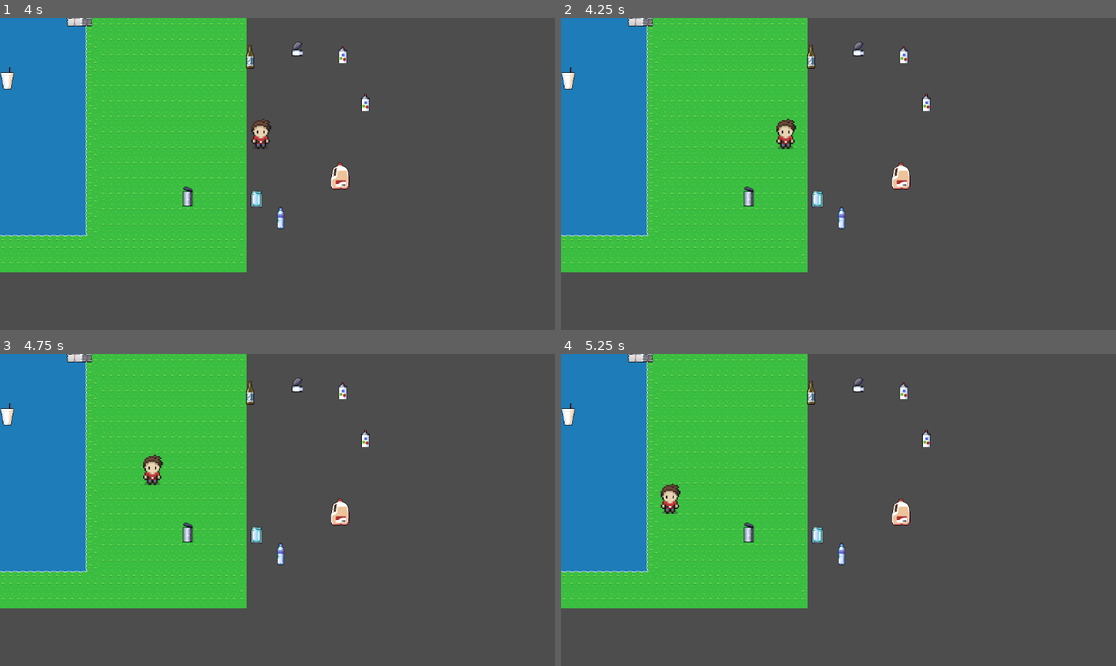
Above: before the commit, frames 1-4 (two rows, left to right).
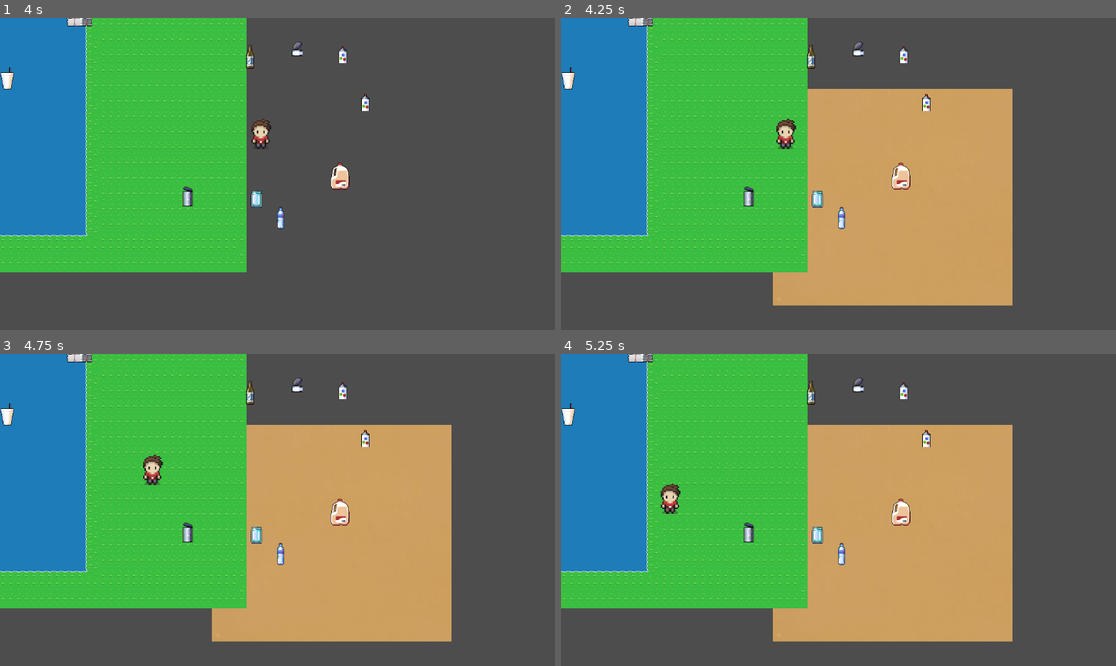
Above: after the commit, the same moments.

Repository: B-Chavez/trash-pickup
Game: Godot game, scene res://scenes/main.tscn
The game is run twice, just before and just after one commit, with the same random seed, the same clock (stepped at 60 frames per second) and the same inputs.
Inputs:
- Up to frame 1 (4 s): tap Enter at 0.5 s; hold D (moveRight) 0.53-1.28 s; tap E (interact) every 0.75 s from 0.6 to 3.6 s; hold S (moveDown) 1.28-2.03 s; hold D (moveRight) 2.03-2.78 s; hold W (moveUp) 2.78-3.53 s; hold A (moveLeft) from 3.53 s (still down)
- Up to frame 2 (4.25 s): keep holding A (moveLeft); tap I (opencloseInventory, bound only after the commit) at 4.15 s
- Up to frame 3 (4.75 s): keep holding A (moveLeft); tap E (interact) at 4.35 s
- Up to frame 4 (5.25 s): release A (moveLeft) at 5.03 s; hold S (moveDown) from 5.03 s (still down); tap E (interact) at 5.1 s

Frame 1 is identical in both runs. In frame 2, 26% of the frame differs, in the area x 38-82%, y 22-93%; in frame 3, 26%; in frame 4, 26%.

Commit message:
Make inventory appear near player
Inventory node appears near player, the layer its on is lower than the main scene tile set though, you're also able to open and close it

Diff:
--- a/project.godot
+++ b/project.godot
@@ -47,3 +47,8 @@
 "events": [Object(InputEventKey,"resource_local_to_scene":false,"resource_name":"","device":-1,"window_id":0,"alt_press …(192 unchanged characters)…
 ]
 }
+opencloseInventory={
+"deadzone": 0.2,
+"events": [Object(InputEventKey,"resource_local_to_scene":false,"resource_name":"","device":-1,"window_id":0,"alt_pressed":false,"shift_pressed":false,"ctrl_pressed":false,"meta_pressed":false,"pressed":false,"keycode":0,"physical_keycode":73,"key_label":0,"unicode":105,"location":0,"echo":false,"script":null)
+]
+}
--- a/scenes/inventory.tscn
+++ b/scenes/inventory.tscn
@@ -1,3 +1,12 @@
-[gd_scene format=3 uid="uid://cbe370fj6eq0p"]
+[gd_scene load_steps=3 format=3 uid="uid://cbe370fj6eq0p"]
+
+[ext_resource type="Script" uid="uid://ctulsufxsaf4c" path="res://scripts/inventory.gd" id="1_hj2ta"]
+[ext_resource type="Texture2D" uid="uid://d1joimi17c3p1" path="res://assets/inventoryTexture.png" id="2_ty45s"]
 
 [node name="Inventory" type="Node2D"]
+script = ExtResource("1_hj2ta")
+
+[node name="Sprite2D" type="Sprite2D" parent="."]
+position = Vector2(200.552, 181.75)
+scale = Vector2(5.17816, 5.17816)
+texture = ExtResource("2_ty45s")
--- /dev/null
+++ b/scripts/inventory.gd
@@ -0,0 +1,17 @@
+extends Node2D
+
+
+# Called when the node enters the scene tree for the first time.
+func _ready() -> void:
+	var Sprite2D_node = get_node(".").get_node("Sprite2D")
+	var children_array = get_node(".").get_children()
+	for child in children_array:
+		if child.name != "Sprite2D":
+			child.position = Sprite2D_node.position + 50
+
+	pass # Replace with function body.
+
+
+# Called every frame. 'delta' is the elapsed time since the previous frame.
+func _process(delta: float) -> void:
+	pass
--- a/scripts/player.gd
+++ b/scripts/player.gd
@@ -3,8 +3,11 @@
 const SPEED = 300.0
 
 @export var inventory = []
+@export var inventory_offset := Vector2(0, -50) #How far above the player the inventory is
 
 var pickup_range = 50 #Distance within which the player can pick up items
+
+var isInvOpen = false
 
 func _ready() -> void:
 	pass
@@ -40,7 +43,8 @@
 				print("--------------------")
 
 				break
-
+	if Input.is_action_just_pressed("opencloseInventory"):
+		open_inventory()
 
 func _physics_process(delta: float) -> void:
 	var direction = Vector2.ZERO #Start with no movement
@@ -74,3 +78,18 @@
 	print("Picked up trash type: ", item_type)
 	inventory.append(trash_name) #Add the item to the inventory
 	print("Current Inventory: ", inventory)
+
+func open_inventory():
+	var inv = get_node("/root/Inventory")
+	var playerPosition = get_node(".")
+	if isInvOpen:
+		inv.visible = false
+		isInvOpen = false
+		print("Inventory is closed")
+	else:
+		inv.visible = true
+		isInvOpen = true
+		print("Inventory is open")
+
+		#Compute players golbal position
+		inv.global_position = playerPosition.global_position + inventory_offset
Binary file added: assets/inventoryTexture.png
Not shown, added: assets/inventoryTexture.png.import
Not shown, added: scripts/inventory.gd.uid
